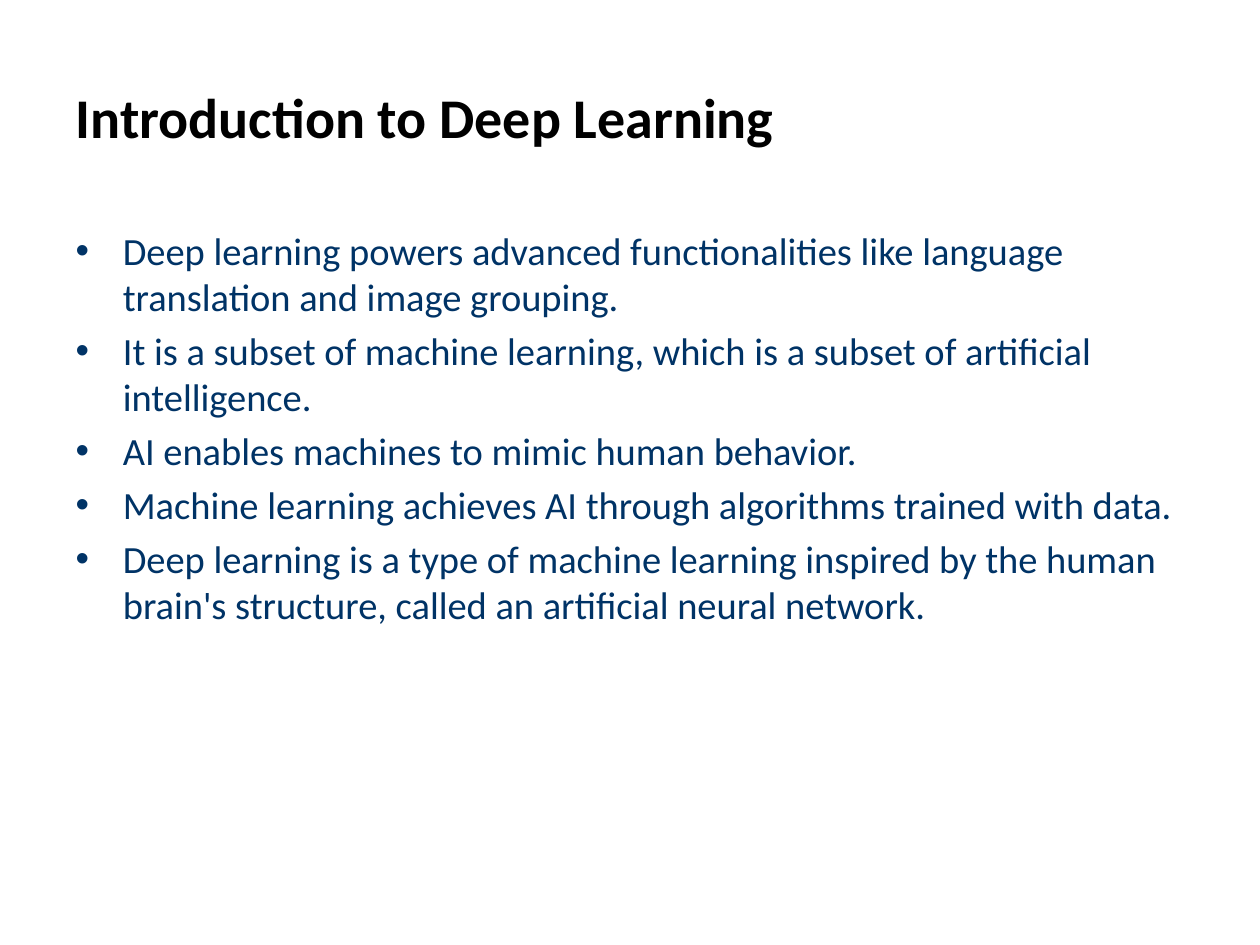
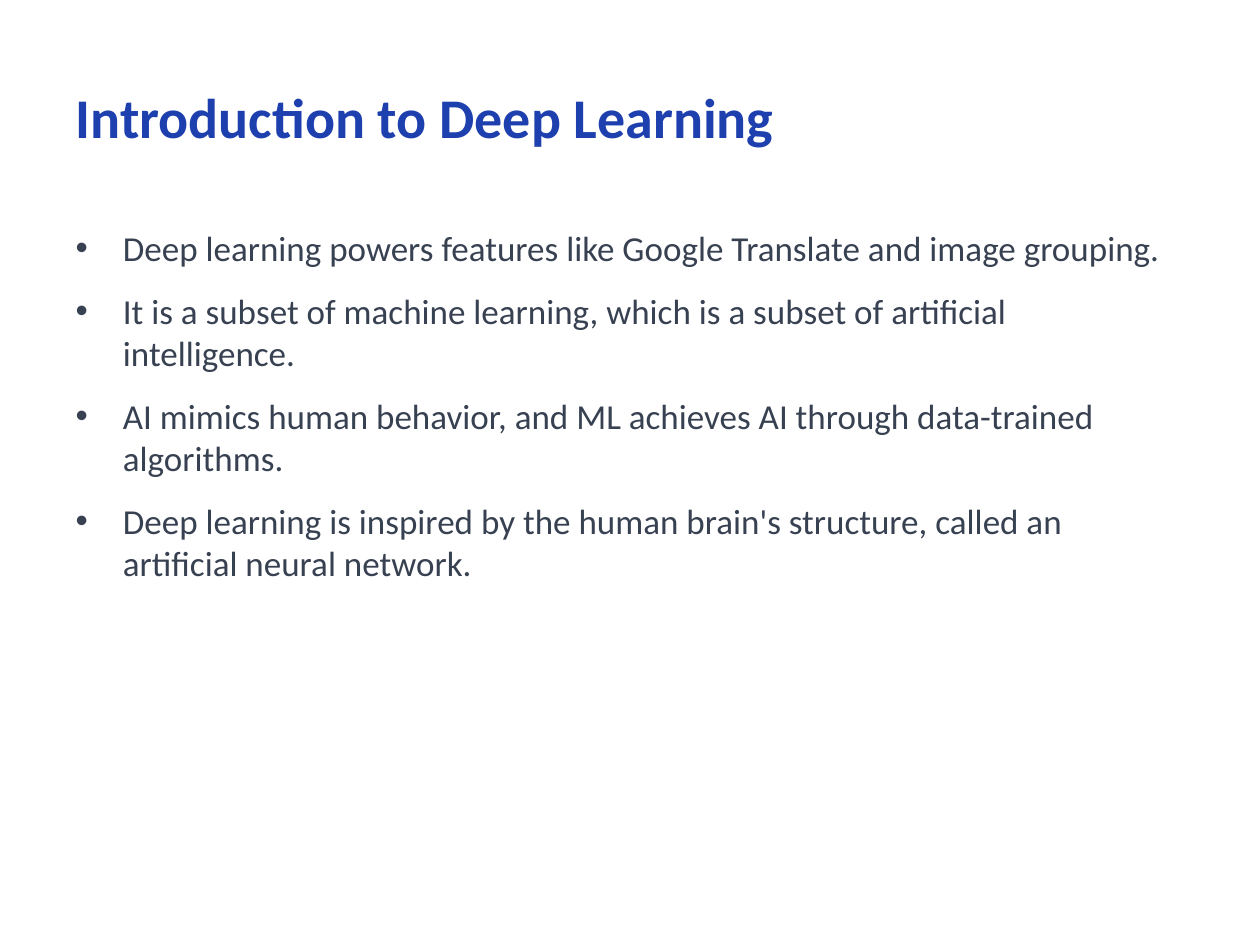
Before and after one commit to CodeByMonil/Lecture-Notes-Processor, a slide deck: slide 4 of outputs/slides/monil_Deep-Learning.pptx (slide 2 before the commit). Drawn at 1260x945 pixels with LibreOffice and Linux fonts; fonts in the diff are those of the drawing. Boxes give left, top, right and bottom in pixels: in the first picture for what was removed or moved away, otherwise in the second. Text is boxed around its words. In the diff, an @@ line names an element or a change of style, - is before the commit and + after.

```diff
--- a/outputs/slides/monil_Deep-Learning.pptx
+++ b/outputs/slides/monil_Deep-Learning.pptx
@@ title "Introduction to Deep Learning" at [76,98,774,148]: text colour #000000 to #1E40AF @@
@@ text at [123,236,1159,267]: text changed; size 22 to 20 pt; text colour #003366 to #374151 @@
-• Deep learning powers advanced functionalities like language translation and image grouping.
+• Deep learning powers features like Google Translate and image grouping.
@@ text at [123,299,1006,372]: size 22 to 20 pt, text colour #003366 to #374151 in "It is a subset of machine learning, ..."; more space between paragraphs @@
@@ text at [123,404,1093,577]: text changed; size 22 to 20 pt; text colour #003366 to #374151 @@
-• AI enables machines to mimic human behavior.
-• Machine learning achieves AI through algorithms trained with data.
-• Deep learning is a type of machine learning inspired by the human brain's structure, called an artificial neural network.
+• AI mimics human behavior, and ML achieves AI through data-trained algorithms.
+• Deep learning is inspired by the human brain's structure, called an artificial neural network.
```
Also in this commit, not shown: 6 other slides changed, 3 slides added, 16 other files.
